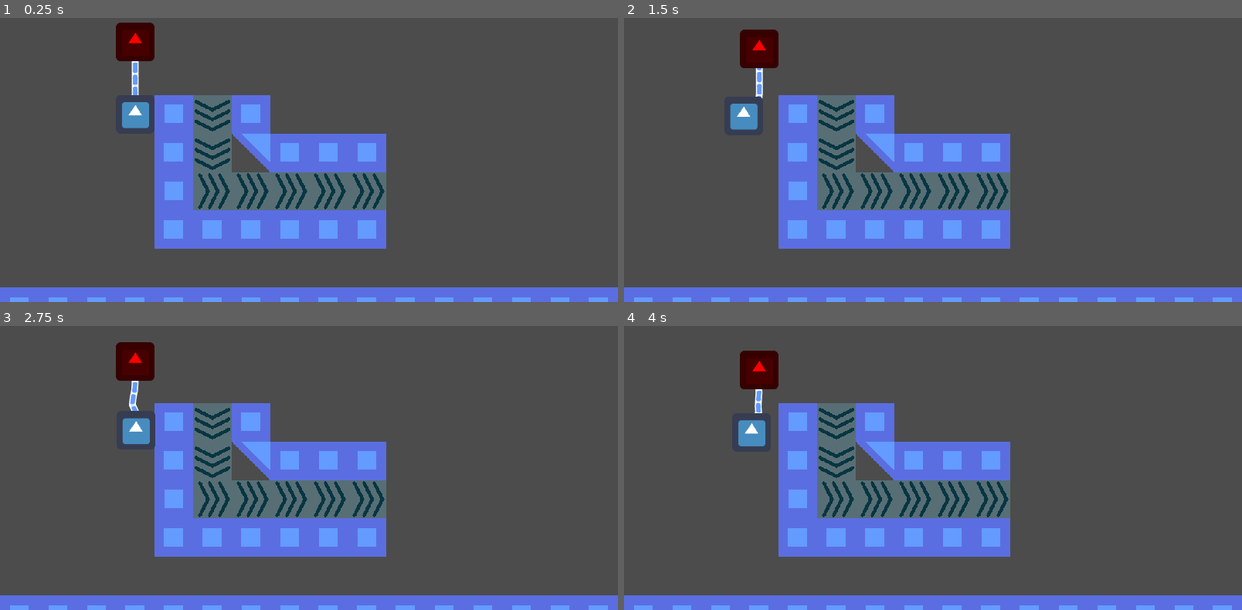
Above: before the commit, frames 1-4 (two rows, left to right).
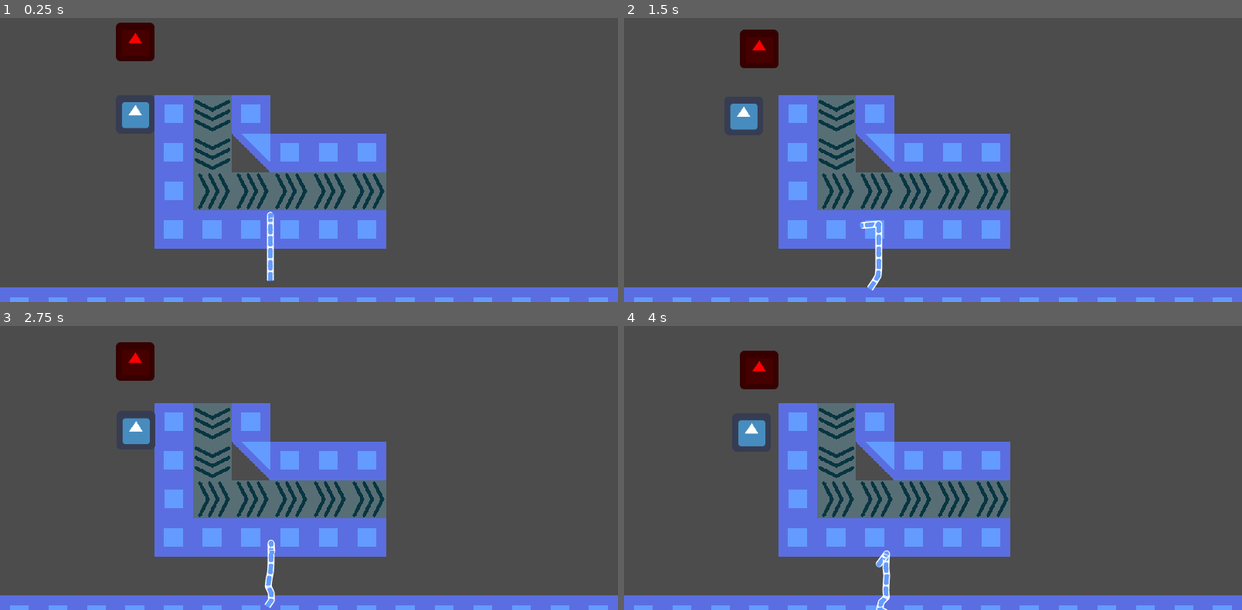
Above: after the commit, the same moments.

Repository: BielMaxBR/godot-rook
Game: Godot game, scene res://demo.tscn
Two runs of this game, one before a commit and one after it. Both use one fixed random seed, a clock stepped at 60 frames per second and the inputs below. The engine's default icon, where the game draws it, is replaced by a stand-in: a white triangle on a blue panel in a dark square.
Inputs:
- Up to frame 1 (0.25 s): no input
- Up to frame 2 (1.5 s): tap S (D) at 0.6 s; tap A (L) at 0.8, 1.35 s
- Up to frame 3 (2.75 s): tap D (R) at 1.55, 2.1 s; tap S (D) at 2.3 s
- Up to frame 4 (4 s): tap S (D) at 2.85 s; tap A (L) at 3.05, 3.6 s; tap D (R) at 3.8 s

The runs differ from the first frame. In frame 1, 0.5% of the frame differs, in the area x 21-45%, y 15-93%; in frame 2, 0.4%; in frame 3, 0.4%; in frame 4, 0.4%.

Commit message:
Teste: Rope as line

Diff:
--- a/demo.tscn
+++ b/demo.tscn
@@ -187,11 +187,10 @@
 }
 corasaun_path = NodePath("../corasaun")
 
-[node name="PinJoint2D" type="PinJoint2D" parent="player"]
-node_a = NodePath("..")
-
-[node name="Line2D" type="Line2D" parent="player"]
+[node name="Rope" type="Line2D" parent="player"]
+position = Vector2( -224, -288 )
 z_index = -1
+points = PoolVector2Array( -1, 1 )
 default_color = Color( 1, 1, 1, 1 )
 texture = ExtResource( 9 )
 texture_mode = 1
@@ -199,6 +198,12 @@
 begin_cap_mode = 2
 end_cap_mode = 2
 antialiased = true
+script = ExtResource( 4 )
+__meta__ = {
+"_editor_description_": ""
+}
+source_path = NodePath("../../corasaun")
+target_path = NodePath("..")
 
 [node name="corasaun" type="RigidBody2D" parent="."]
 position = Vector2( 224, 160 )
@@ -222,10 +227,3 @@
 
 [node name="CollisionShape2D" type="CollisionShape2D" parent="Elo"]
 shape = SubResource( 23 )
-
-[node name="Joints" type="Node2D" parent="."]
-script = ExtResource( 4 )
-player_path = NodePath("../player")
-source_path = NodePath("../corasaun")
-
-[node name="joint" parent="Joints" instance=ExtResource( 3 )]
--- a/project.godot
+++ b/project.godot
@@ -7,6 +7,16 @@
 ;   param=value ; assign values to parameters
 
 config_version=4
+
+_global_script_classes=[ {
+"base": "Line2D",
+"class": "Rope",
+"language": "GDScript",
+"path": "res://src/rope.gd"
+} ]
+_global_script_class_icons={
+"Rope": ""
+}
 
 [application]
 
--- a/src/player.gd
+++ b/src/player.gd
@@ -1,8 +1,6 @@
 extends RigidBody2D
 
 export(NodePath) var corasaun_path
-onready var pin: PinJoint2D = $PinJoint2D
-onready var line: Line2D = $Line2D
 onready var corasaun = get_node(corasaun_path)
 
 func _ready():
--- a/src/rope.gd
+++ b/src/rope.gd
@@ -1,34 +1,75 @@
-extends Node2D
+tool
+class_name Rope
+extends Line2D
 
+const JOINT_SCN: PackedScene = preload("res://src/joint.tscn")
 export var n_joints: int = 10
 export var size = 128
 
-export var player_path: NodePath
-var player: Node2D
-
-export var source_path: NodePath
+export var source_path: NodePath setget set_source_path
 var source: Node2D
 
+export var target_path: NodePath setget set_target_path
+var target: Node2D
+var target_pin := PinJoint2D.new()
+
 var joints: Array
-onready var joint: RigidBody2D = $joint
+
+
+func set_target_path(value: NodePath) -> void:
+	target_path = value
+	update_configuration_warning()
+
+
+func set_source_path(value: NodePath) -> void:
+	source_path = value
+	update_configuration_warning()
+
+
+func _get_configuration_warning() -> String:
+	var warning := ""
+	var nl: bool
+
+	if source_path.is_empty():
+		warning += "- Please add a source"
+		nl = true
+
+	if target_path.is_empty():
+		warning += ("\n" if nl else "") + "- Please add a target"
+
+	if target_path.is_empty():
+		warning += ("\n" if nl else "") + "- Please add a line"
+
+	return warning
 
 
 func _ready() -> void:
-	player = get_node_or_null(player_path)
-	assert(player != null)
 
+	if Engine.is_editor_hint():
+		set_physics_process(false)
+		return
+
+	target = get_node_or_null(target_path)
 	source = get_node_or_null(source_path)
-	assert(source != null)
 
-	joint.global_position = player.global_position
-	assert(player.pin != null)
+	if target == null or source_path == null:
+		set_physics_process(false)
+		return
 
-	(player.pin as PinJoint2D).node_b = joint.get_path()
-	assert(player.line != null)
+	# Setup first joint
+	joints = [JOINT_SCN.instance()]
+	add_child(joints[0])
+	joints[0].global_position = target.global_position
+
+	# Setup target pin
+
+	yield(get_tree(), "idle_frame")
+	target.add_child(target_pin)
+	target_pin.node_a = target.get_path()
+	target_pin.node_b = joints[0].get_path()
 
 	generate_joints()
 
-	joints = []
 	for child in get_children():
 		if child is RigidBody2D:
 			joints.append(child)
@@ -47,20 +88,20 @@
 			if not next:
 				continue
 
-			if player.line.get_point_count() == i:
-				player.line.add_point(player.to_local(next.position))
+			if get_point_count() == i:
+				add_point(target.to_global(next.position))
 			else:
-				player.line.set_point_position(i, player.to_local(next.position))
+				set_point_position(i, target.to_global(next.position))
 
 
 func generate_joints() -> void:
 
 	for i in n_joints:
-		var new = joint.duplicate()
+		var new = joints[0].duplicate()
 		add_child(new)
 		new.mode = RigidBody2D.MODE_RIGID
 
-		new.position = joint.position
+		new.position = joints[0].position
 		new.position.y += (i + 1) * -(size / n_joints)
 
 		new.get_node("Pin").node_a = new.get_path()
